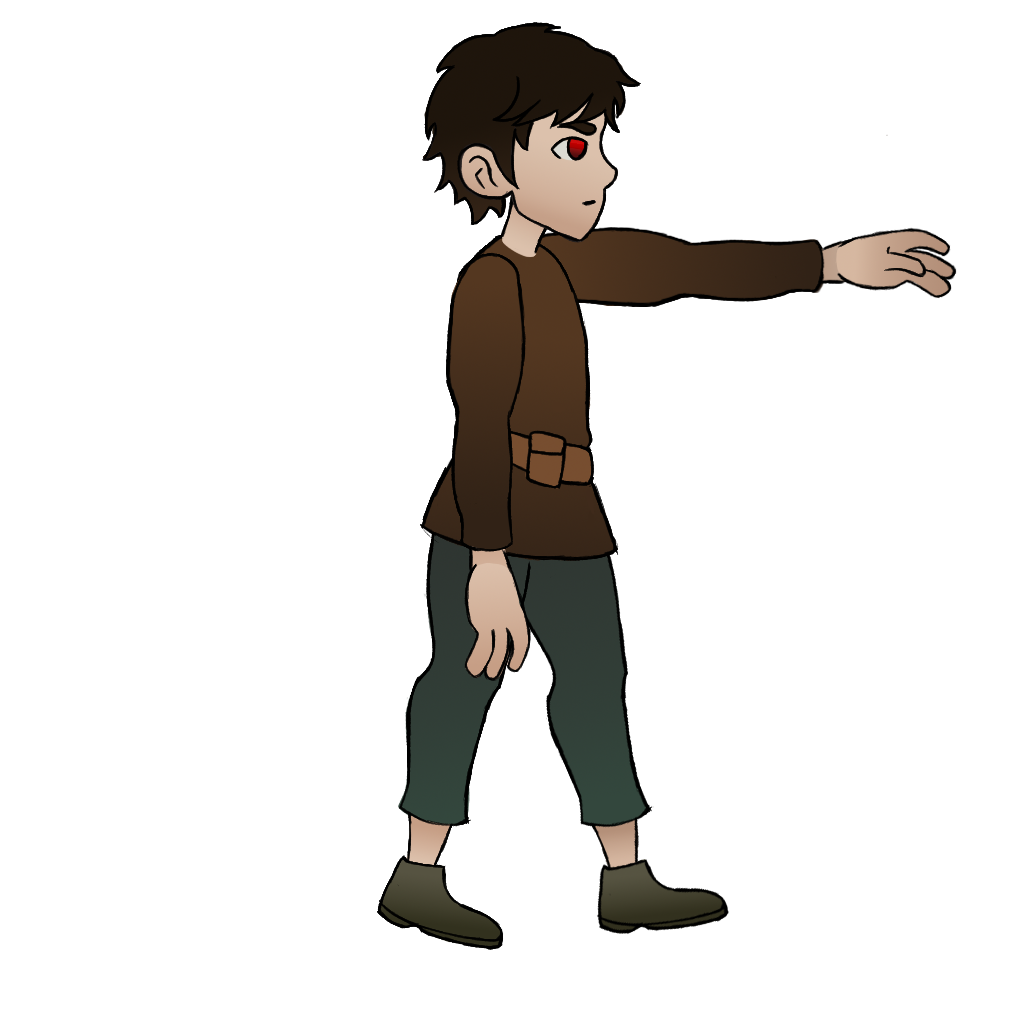
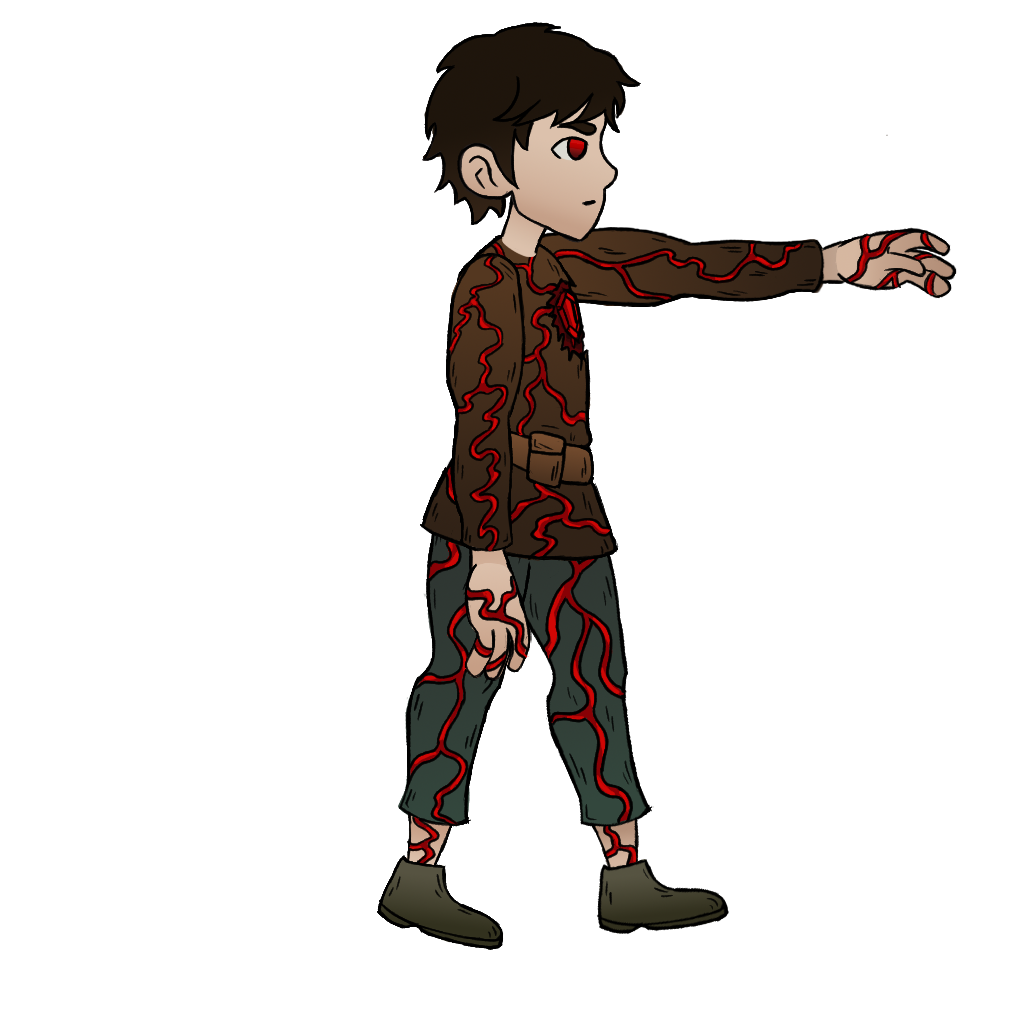
Layered file, before and after one edit (1024×1024). Changes by layer:
painted on "main character front hand" over 465, 520, 532, 681
painted on "main character front arm" over 446, 252, 535, 594
painted on "main character torso" over 420, 233, 619, 595
painted on "main character front foot" over 377, 855, 504, 950
painted on "main character front leg" over 397, 455, 533, 898
painted on "main character back hand" over 795, 227, 957, 299
painted on "main character back arm" over 525, 134, 888, 307
painted on "main character back foot" over 597, 858, 729, 934
painted on "main character back leg" over 500, 458, 654, 897
